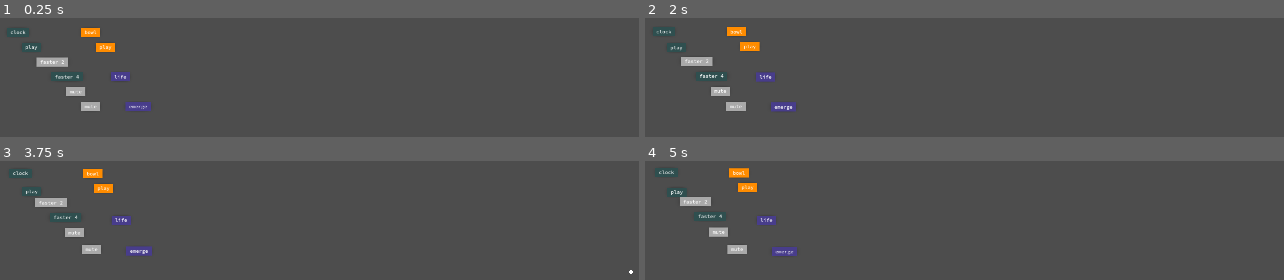
Above: before the commit, frames 1-4 (two rows, left to right).
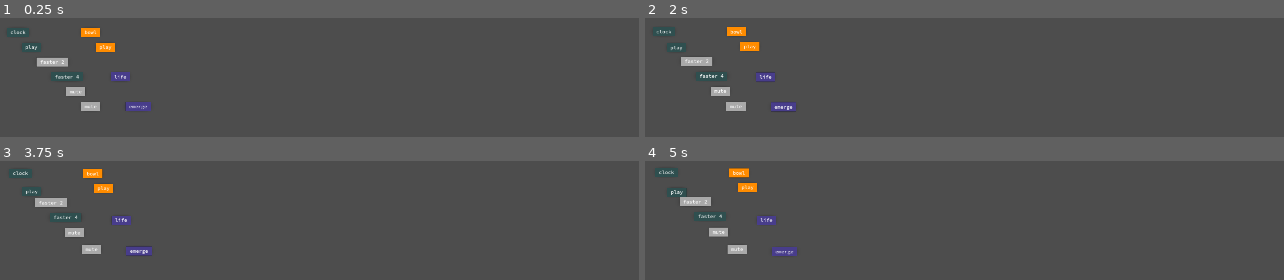
Above: after the commit, the same moments.

Repository: cappelnord/life-codes-interaction
Game: Godot game, scene res://interaction_test_bench.tscn
Two runs of this game, one before a commit and one after it. Both use one fixed random seed, a clock stepped at 60 frames per second and the inputs below.
Inputs (mouse positions are in pixels of both pictures, inside the frame that each line leads up to):
- Up to frame 1 (0.25 s): no input
- Up to frame 2 (2 s): tap Enter at 0.5 s; move the mouse to (1213, 92) at 0.52 s; tap M at 0.6, 1.35 s; click (1213, 92) at 0.67 s; move the mouse to (996, 102) at 1.27 s; click (996, 102) at 1.42 s
- Up to frame 3 (3.75 s): move the mouse to (472, 206) at 2.02 s; tap M at 2.1, 2.85, 3.6 s; click (472, 206) at 2.17 s; move the mouse to (383, 247) at 2.77 s; click (383, 247) at 2.92 s; move the mouse to (632, 271) at 3.52 s; click (632, 271) at 3.67 s
- Up to frame 4 (5 s): move the mouse to (977, 243) at 4.27 s; tap M at 4.35 s; click (977, 243) at 4.42 s

The runs differ from the first frame. In frame 1, less than 0.1% of the frame differs, in the area x 5-20%, y 32-79%; in frame 2, 0.1%, in the area x 10-24%, y 20-79%; in frame 3, 0.1%; in frame 4, 0.1%.

Commit message:
added spout - attempt to refactor the event system

Diff:
--- a/interaction_test_bench.tscn
+++ b/interaction_test_bench.tscn
@@ -1,27 +1,28 @@
-[gd_scene load_steps=4 format=3 uid="uid://va4wuo30obpa"]
+[gd_scene load_steps=5 format=3 uid="uid://va4wuo30obpa"]
 
 [ext_resource type="PackedScene" uid="uid://dhgams4dad5a2" path="res://interaction/interaction_root.tscn" id="1_hd1ur"]
 [ext_resource type="Script" path="res://test_bench/input_forward_sub_viewport.gd" id="1_oudhp"]
+[ext_resource type="PackedScene" uid="uid://be711cgcxokry" path="res://spout/spout_sender.tscn" id="3_ooqla"]
 
 [sub_resource type="ViewportTexture" id="ViewportTexture_0mt2a"]
-viewport_path = NodePath("SubViewportContainer/RenderViewport")
+viewport_path = NodePath("RenderViewport")
 
 [node name="InteractionTestBench" type="Node2D"]
-
-[node name="SubViewportContainer" type="SubViewportContainer" parent="."]
-offset_right = 40.0
-offset_bottom = 40.0
 script = ExtResource("1_oudhp")
 
-[node name="RenderViewport" type="SubViewport" parent="SubViewportContainer"]
+[node name="RenderViewport" type="SubViewport" parent="."]
 disable_3d = true
+transparent_bg = true
 handle_input_locally = false
 size = Vector2i(5380, 1200)
 render_target_update_mode = 4
 
-[node name="InteractionRoot" parent="SubViewportContainer/RenderViewport" instance=ExtResource("1_hd1ur")]
+[node name="InteractionRoot" parent="RenderViewport" instance=ExtResource("1_hd1ur")]
 
 [node name="RenderDisplay" type="Sprite2D" parent="."]
 position = Vector2(1345, 300)
 scale = Vector2(0.5, 0.5)
 texture = SubResource("ViewportTexture_0mt2a")
+
+[node name="SpoutSender" parent="." node_paths=PackedStringArray("viewport") instance=ExtResource("3_ooqla")]
+viewport = NodePath("../RenderViewport")
--- /dev/null
+++ b/spout/SpoutSender.gd
@@ -0,0 +1,20 @@
+extends Node
+
+var spout
+
+@export var viewport: Viewport
+@export var spout_name: String = "LifeCodes"
+
+func _ready():
+	if OS.get_name() == "Windows":
+		RenderingServer.frame_post_draw.connect(_on_frame_post_draw)
+		spout = ClassDB.instantiate(&"Spout")
+		spout.set_sender_name(spout_name)
+
+func _on_frame_post_draw():
+	if spout != null:
+		var viewport_texture = RenderingServer.viewport_get_texture(viewport.get_viewport_rid())
+		var handle = RenderingServer.texture_get_native_handle(viewport_texture)
+
+		# 3553 = GL_TEXTURE_2D in the Open GL API (Texture Target)
+		spout.send_texture(handle, 3553, viewport.size.x, viewport.size.y, false, 0)
--- /dev/null
+++ b/spout/spout_sender.tscn
@@ -0,0 +1,7 @@
+[gd_scene load_steps=2 format=3 uid="uid://be711cgcxokry"]
+
+[ext_resource type="Script" path="res://spout/SpoutSender.gd" id="1_jg6na"]
+
+[node name="SpoutSender" type="Node"]
+script = ExtResource("1_jg6na")
+spout_name = "LifeCodes"
--- a/test_bench/input_forward_sub_viewport.gd
+++ b/test_bench/input_forward_sub_viewport.gd
@@ -1,4 +1,4 @@
-extends SubViewportContainer
+extends Node2D
 
 @onready var _viewport = $"RenderViewport"
 
Not shown, added: addons/spout-gd/SpoutLibrary.dll
Not shown, added: addons/spout-gd/spout_gd.gdextension
Not shown, added: addons/spout-gd/spout_gd.windows.template_debug.dll
Not shown, added: addons/spout-gd/spout_gd.windows.template_release.dll
